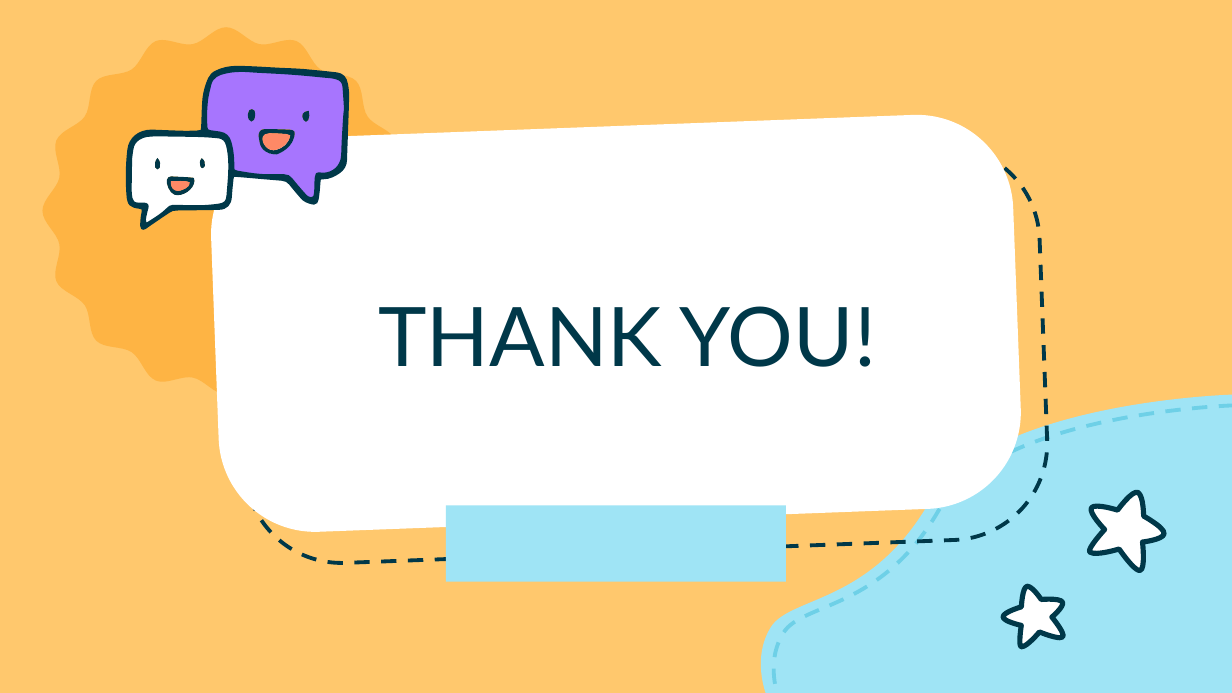
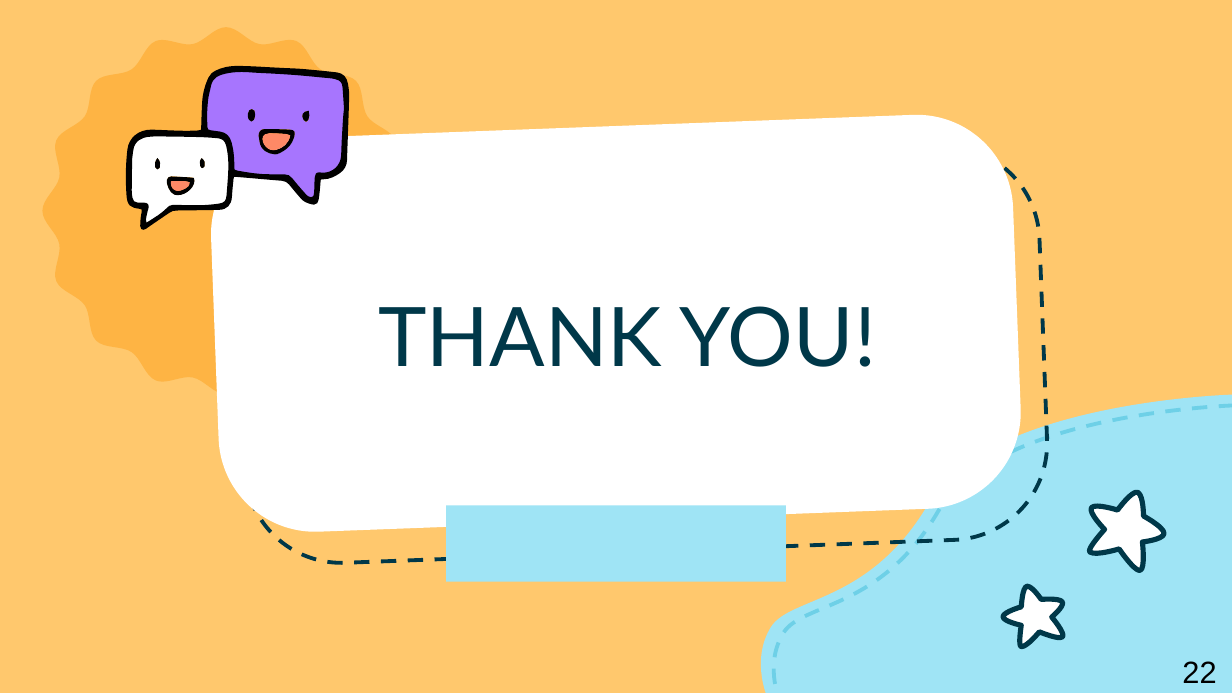
Before and after one commit to gr007-40/Teddit, a slide deck: slide 22 of Final-Project-Presentation.pptx. Drawn at 1232x693 pixels with LibreOffice and Linux fonts; fonts in the diff are those of the drawing. Boxes give left, top, right and bottom in pixels: in the first picture for what was removed or moved away, otherwise in the second. Text is boxed around its words. In the diff, an @@ line names an element or a change of style, - is before the commit and + after.

```diff
--- a/Final-Project-Presentation.pptx
+++ b/Final-Project-Presentation.pptx
@@ fill #003849 to #000000; outline redrawn in 5 elements at bbox=[248, 108, 255, 121], bbox=[301, 111, 309, 122], bbox=[166, 176, 195, 197], bbox=[200, 158, 206, 168], bbox=[126, 67, 350, 230] @@
@@ freeform shape at bbox=[259, 129, 296, 155]: fill #003849 to #000000 @@
@@ freeform shape at bbox=[154, 158, 160, 169]: fill #003849 to #000000 @@
@@ outline redrawn in 6 elements at bbox=[42, 27, 409, 394], bbox=[206, 70, 345, 198], bbox=[131, 136, 229, 224], bbox=[261, 133, 291, 152], bbox=[171, 180, 190, 192], bbox=[765, 405, 1232, 693] @@
@@ text added at bbox=[1182, 661, 1216, 683], 18 pt, text #000000 @@
+22
```
Also in this commit, not shown: 21 other slides changed.
